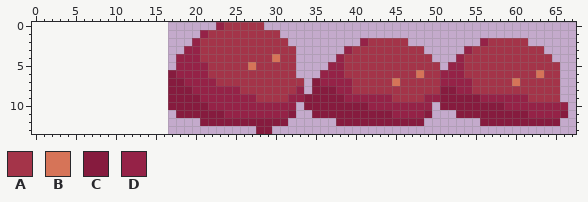
Sprite sheet: media/images/characters/monster_B-sheet.png. The first picture shows the starting point.
The file is 51x14 pixels. The old version is drawn lined up with the new one, on the new canvas.
Palette (. is transparent): A #a43449  B #d67458  C #861b3e  D #952247
Pixels before, first column x 17:
 0 ......DAAAAA......................................
 1 ....DAAAAAAAAA....................................
 2 ...DAAAAAAAAAAA.........DAAAAA.........DAAAAA.....
 3 ..DDAAAAAAAAAAAA......DAAAAAAAAA.....DAAAAAAAAA...
 4 .DDDAAAAAAAAABAA.....DAAAAAAAAAAA...DAAAAAAAAAAA..
 5 .DDDDAAAAABAAAAA....DDAAAAAAAAAAAA.DDAAAAAAAAAAAA.
 6 CDDDDAAAAAAAAAAA...DDDAAAAAAAAABAADDDAAAAAAAAABAA.
 7 CCDDDDAAAAAAAAAAA.CDDDDAAAAABAAAAADDDDAAAAABAAAAA.
 8 CCCDDDDDDAAAAAAAD.CCCDDAAAAAAAAAAACCDDAAAAAAAAAAA.
 9 CCCCDDDDDDDAAAADDCCCCCDDDDDDAAAADDCCCCCDDDDDDAAAA.
10 CCCCCDDDDDDDDDDD.CCCCCCCCDDDDDDDD.CCCCCCCCDDDDDDDD
11 .CCCCCCDDDDDDDDC..CCCCCCCCCCDDDDC...CCCCCCCCCDDDDC
12 ....CCCCCCCCCCC......CCCCCCCCCCC.......CCCCCCCCCC.
13 ...........CC.....................................
The same view after the edit:
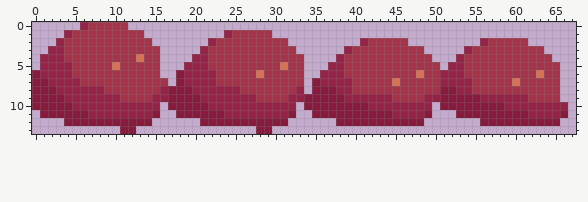
What changed:
canvas 51x14 -> 68x14, the old top-left corner now at 17,0
y 0: x 6..11 ...... -> DAAAAA; x 23..28 DAAAAA -> ......
y 1: x 4..13 .......... -> DAAAAAAAAA; x 21..24 DAAA -> ...D; x 30 A -> .
y 2: x 3..14 ............ -> DAAAAAAAAAAA; x 20..22 DAA -> ..D
y 3: x 2..15 .............. -> DDAAAAAAAAAAAA; x 19..21 DDA -> ..D
y 4: x 1..15 ............... -> DDDAAAAAAAAABAA; x 18..19 DD -> ..; x 21 A -> D; x 30 B -> A; x 33 . -> A
y 5: x 1..15 ............... -> DDDDAAAAABAAAAA; x 18 D -> .; x 27 B -> A; x 31 A -> B; x 33 . -> A
y 6: x 0..15 ................ -> CDDDDAAAAAAAAAAA; x 17..18 CD -> .C; x 22 A -> D; x 28 A -> B; x 33 . -> A
y 7: x 0..17 .................C -> CCDDDDAAAAAAAAAAA.
y 8: x 0..16 ................. -> CCCDDDDDDAAAAAAAD
y 9: x 0..16 ................. -> CCCCDDDDDDDAAAADD
y 10: x 0..15 ................ -> CCCCCDDDDDDDDDDD
y 11: x 1..15 ............... -> CCCCCCDDDDDDDDC
y 12: x 4..14 ........... -> CCCCCCCCCCC
y 13: x 11..12 .. -> CC
